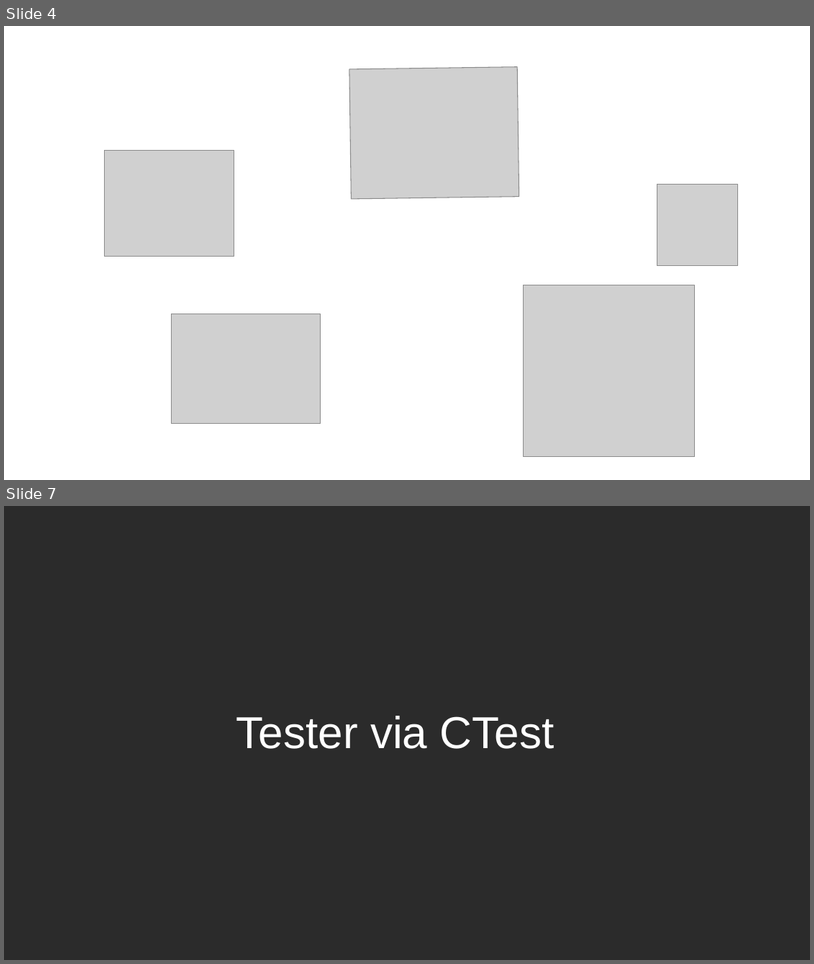
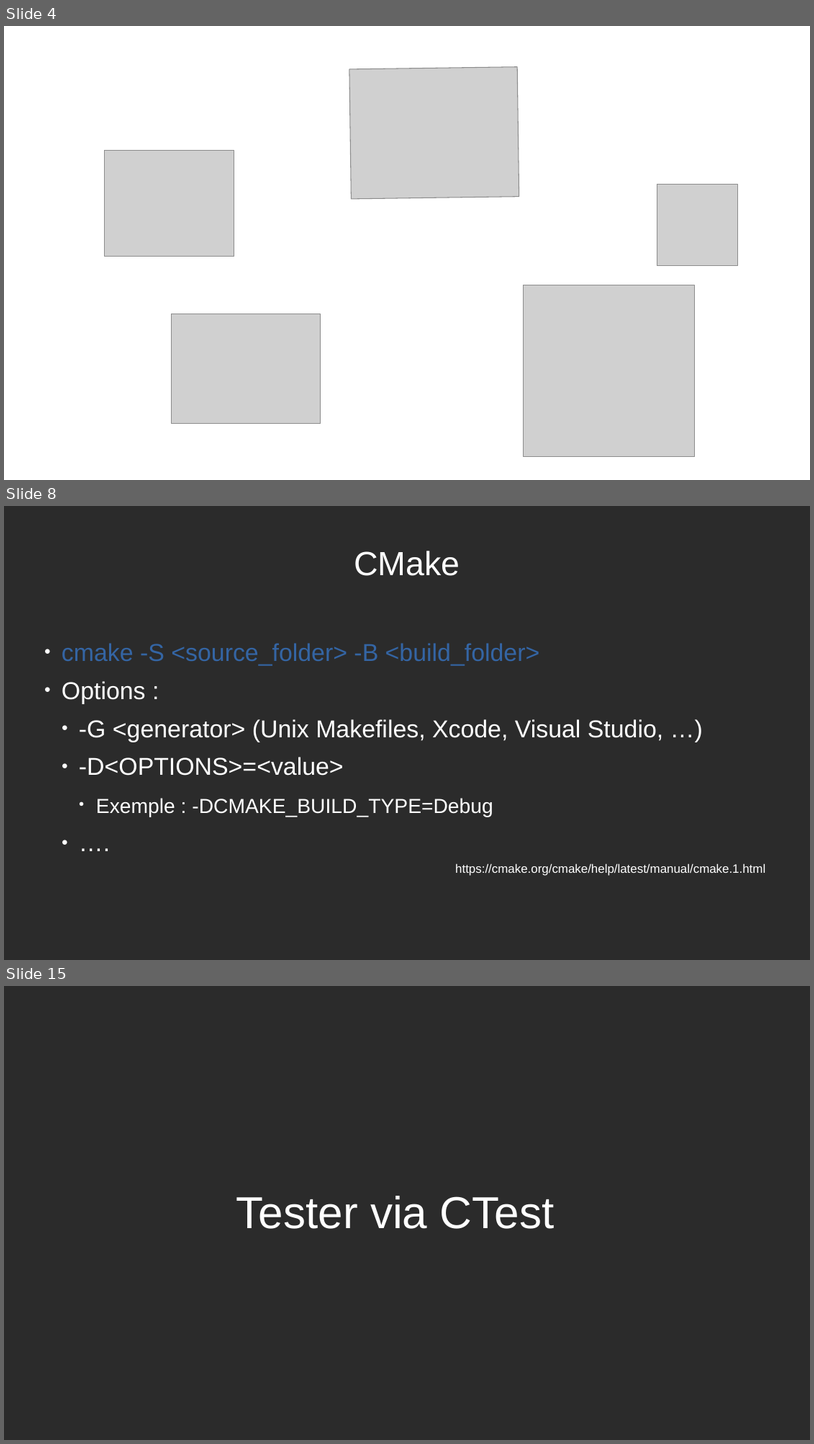
Before and after one commit to joeBlinx/Presentation_CMake, a slide deck: Presentation_CMake.odp. Shown one above the other, each under a label of ours: slides 4 and 7 before the commit, slides 4, 8 and 15 after it; the slides between them are not shown. The pictures are 814x964 and 814x1444 pixels, drawn with LibreOffice and Linux fonts; fonts in the diff are those of the drawing; grey boxes stand for pictures; background and template pictures are left out; a plain dark background stands for a picture behind light text. Boxes give left, top, right and bottom in pixels: in the first picture for what was removed or moved away, otherwise in the second. Text is boxed around its words. In the diff, an @@ line names an element or a change of style, - is before the commit and + after.

```diff
--- a/Presentation_CMake.odp
+++ b/Presentation_CMake.odp
@@ slide 8 added at <box>4,506,810,960</box>, background picture (left out) @@
@@ title added at <box>354,551,460,576</box>, 33 pt, text #FFFFFF @@
+CMake
@@ subtitle added at <box>62,643,766,875</box>, 24 pt, text #FFFFFF @@
+● cmake -S <source_folder> -B <build_folder>
+● Options :
+  ● -G <generator> (Unix Makefiles, Xcode, Visual Studio, …)
+  ● -D<OPTIONS>=<value>
+    ● Exemple : -DCMAKE_BUILD_TYPE=Debug
+  ● ….
+  https://cmake.org/cmake/help/latest/manual/cmake.1.html
@@ what was slide 7 is now slide 15 @@
```
Also in this commit, not shown: 3 slides changed, 7 other slides added, 2 other files.
